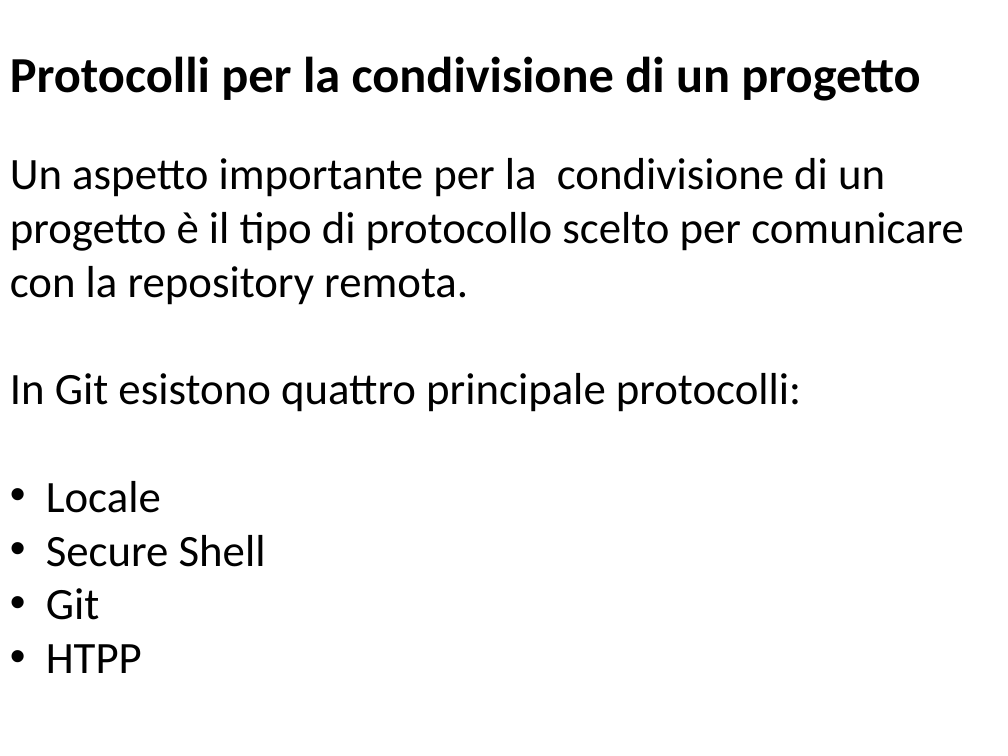
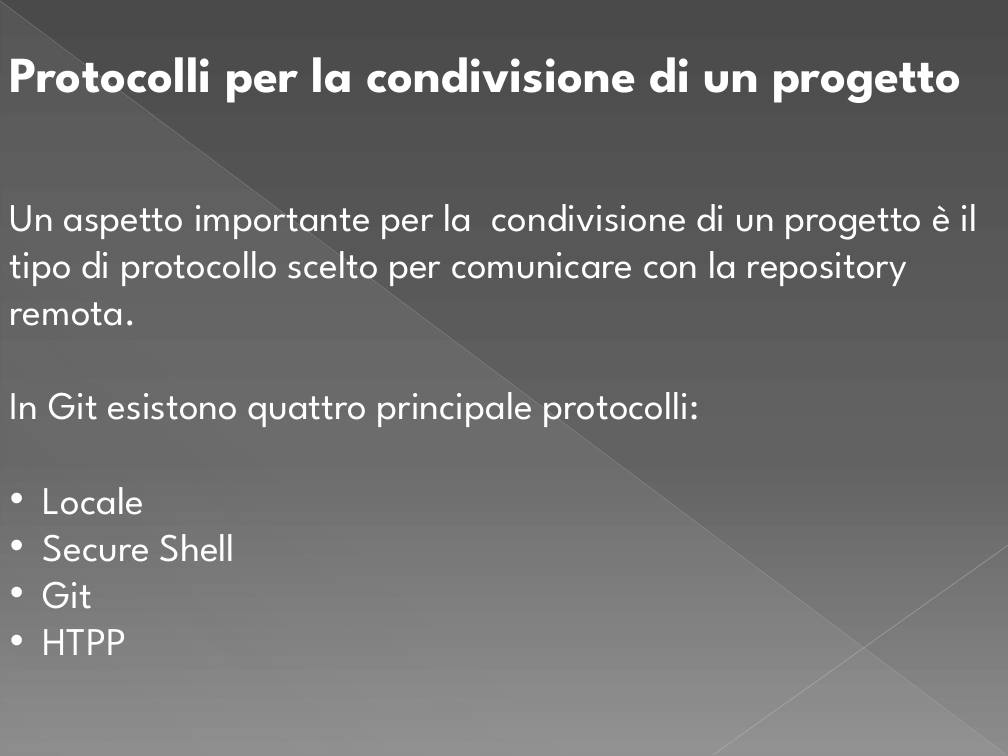
Before and after one commit to IlPep/PresentazioneLaurea, a slide deck: slide 13 of Presentazione tesi.pptx (slide 12 before the commit). Drawn at 1008x756 pixels with LibreOffice and Linux fonts; fonts in the diff are those of the drawing. Boxes give left, top, right and bottom in pixels: in the first picture for what was removed or moved away, otherwise in the second. Text is boxed around its words. In the diff, an @@ line names an element or a change of style, - is before the commit and + after.

```diff
--- a/Presentazione tesi.pptx
+++ b/Presentazione tesi.pptx
@@ background #FFFFFF to gradient #4A4A4A to #626262 to #8C8C8C @@
@@ line added from (0, 1) to (1007, 755), #BFBFBF 0.39 pt @@
@@ right triangle added at [1, 2, 1007, 756], fill gradient #D2D2D2 @@
@@ text "Protocolli per la condivisione di ..." at [10, 57, 962, 103]: font Calibri to League Spartan, text colour #000000 to #FFFFFF @@
@@ text "Un aspetto importante per la ...": place and size @@
-text "Un aspetto importante per la ..." at [10, 158, 964, 673]
+text "Un aspetto importante per la ..." at [10, 204, 977, 655]
@@ text "Un aspetto importante per la ..." at [10, 204, 977, 655]: size 32 to 28 pt, font Calibri to League Spartan, text colour #000000 to #FFFFFF @@
@@ line added from (1008, 545) to (713, 755), #C6C6C6 0.47 pt @@
```
Also in this commit, not shown: 12 other slides changed, 4 slides added, 2 slides removed, 1 other file.
